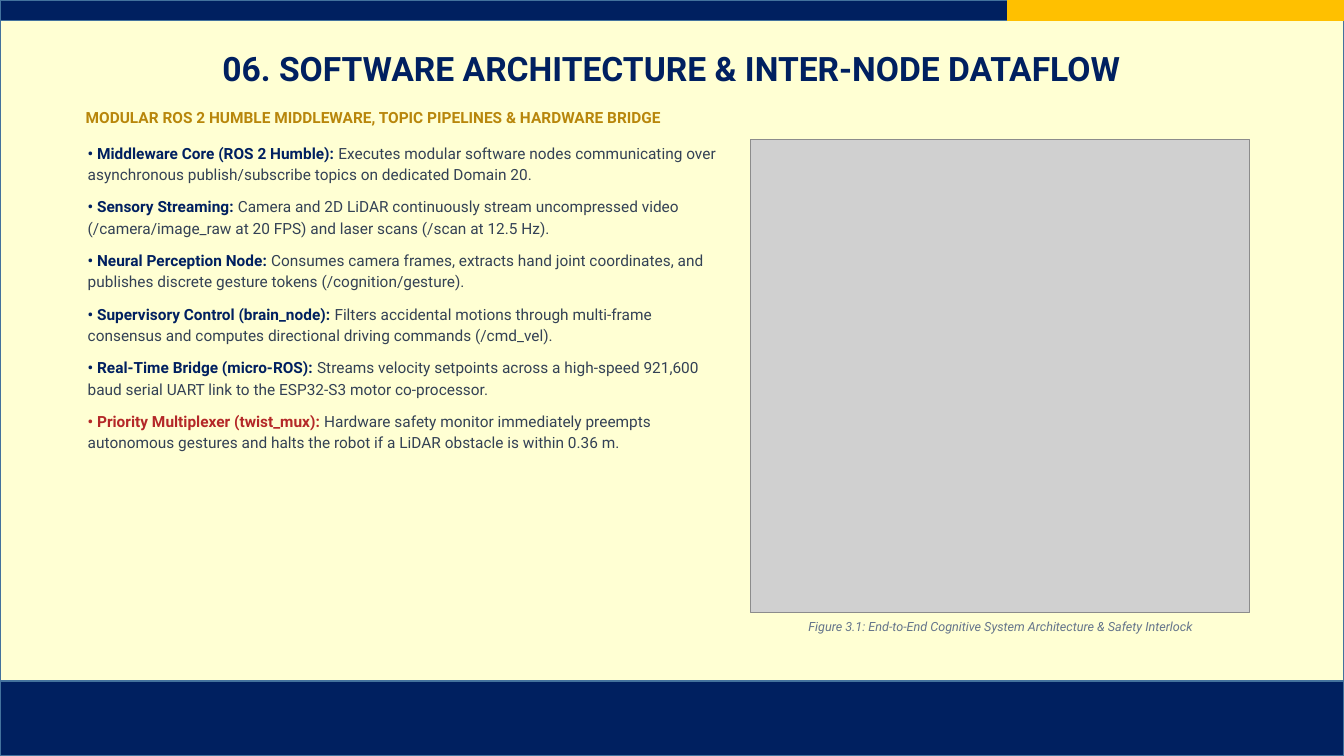
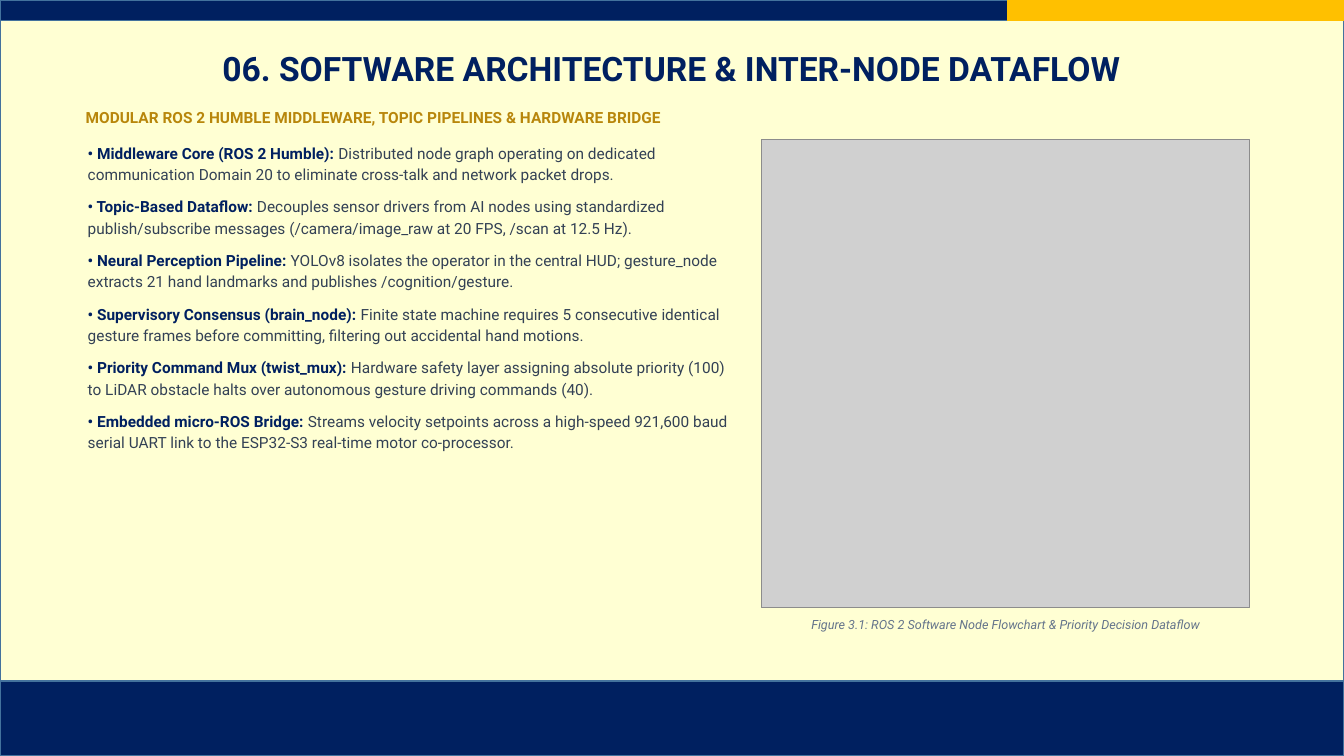
Before and after one commit to AJFACULTY/Intention-Recognition, a slide deck: slide 8 of write_up/Project Final Defense Slides_FINAL.pptx. Drawn at 1344x756 pixels with LibreOffice and Linux fonts; fonts in the diff are those of the drawing; grey boxes stand for pictures; background and template pictures are left out. Boxes give left, top, right and bottom in pixels: in the first picture for what was removed or moved away, otherwise in the second. Text is boxed around its words. In the diff, an @@ line names an element or a change of style, - is before the commit and + after.

Commit message:
feat(slides): add publication-grade monochrome flowchart and ROS 2 software discussion on Slide 8

```diff
--- a/write_up/Project Final Defense Slides_FINAL.pptx
+++ b/write_up/Project Final Defense Slides_FINAL.pptx
@@ text at (88, 147, 727, 451): text changed @@
-• Middleware Core (ROS 2 Humble): Executes modular software nodes communicating over asynchronous publish/subscribe topics on dedicated Domain 20.
-• Sensory Streaming: Camera and 2D LiDAR continuously stream uncompressed video (/camera/image_raw at 20 FPS) and laser scans (/scan at 12.5 Hz).
-• Neural Perception Node: Consumes camera frames, extracts hand joint coordinates, and publishes discrete gesture tokens (/cognition/gesture).
-• Supervisory Control (brain_node): Filters accidental motions through multi-frame consensus and computes directional driving commands (/cmd_vel).
-• Real-Time Bridge (micro-ROS): Streams velocity setpoints across a high-speed 921,600 baud serial UART link to the ESP32-S3 motor co-processor.
-• Priority Multiplexer (twist_mux): Hardware safety monitor immediately preempts autonomous gestures and halts the robot if a LiDAR obstacle is within 0.36 m.
+• Middleware Core (ROS 2 Humble): Distributed node graph operating on dedicated communication Domain 20 to eliminate cross-talk and network packet drops.
+• Topic-Based Dataflow: Decouples sensor drivers from AI nodes using standardized publish/subscribe messages (/camera/image_raw at 20 FPS, /scan at 12.5 Hz).
+• Neural Perception Pipeline: YOLOv8 isolates the operator in the central HUD; gesture_node extracts 21 hand landmarks and publishes /cognition/gesture.
+• Supervisory Consensus (brain_node): Finite state machine requires 5 consecutive identical gesture frames before committing, filtering out accidental hand motions.
+• Priority Command Mux (twist_mux): Hardware safety layer assigning absolute priority (100) to LiDAR obstacle halts over autonomous gesture driving commands (40).
+• Embedded micro-ROS Bridge: Streams velocity setpoints across a high-speed 921,600 baud serial UART link to the ESP32-S3 real-time motor co-processor.
@@ picture: place and size @@
-picture at (751, 139, 1250, 613)
+picture at (761, 139, 1250, 608)
@@ text at (811, 619, 1199, 632): text changed @@
-Figure 3.1: End-to-End Cognitive System Architecture & Safety Interlock
+Figure 3.1: ROS 2 Software Node Flowchart & Priority Decision Dataflow
```
Also in this commit, not shown: 5 other files.
